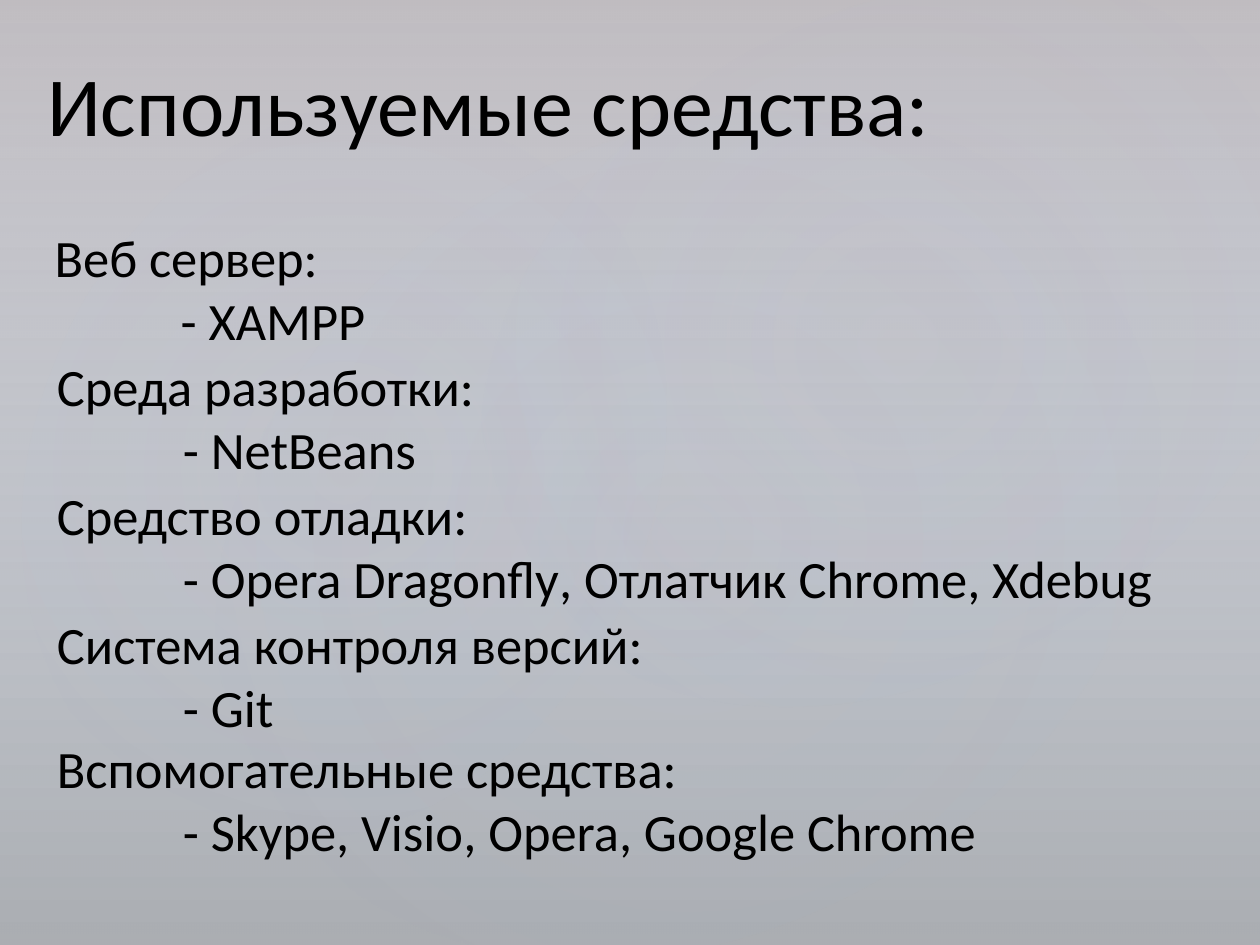
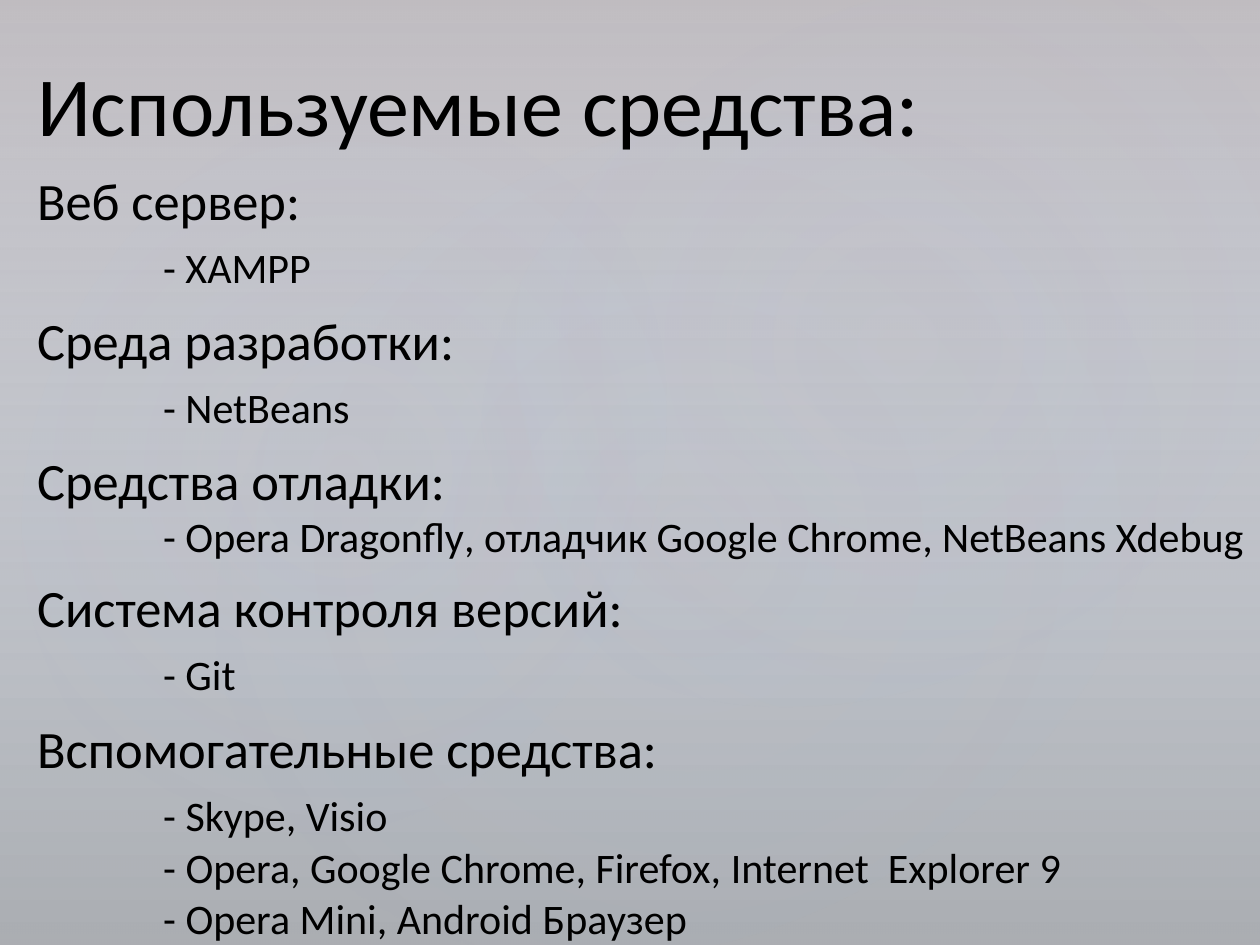
Before and after one commit to serpikovs/in40, a slide deck: slide 8 of !docs/common.pptx. Drawn at 1260x945 pixels with LibreOffice and Linux fonts; fonts in the diff are those of the drawing. Boxes give left, top, right and bottom in pixels: in the first picture for what was removed or moved away, otherwise in the second. Text is boxed around its words. In the diff, an @@ line names an element or a change of style, - is before the commit and + after.

```diff
--- a/!docs/common.pptx
+++ b/!docs/common.pptx
@@ text "Используемые средства:": place and size @@
-text "Используемые средства:" at box(47, 82, 929, 150)
+text "Используемые средства:" at box(37, 82, 919, 150)
@@ text "Веб сервер:": place and size @@
-text "Веб сервер:" at box(55, 241, 366, 340)
+text "Веб сервер:" at box(37, 184, 310, 283)
@@ text at box(185, 256, 310, 283): size 30 to 24 pt in "- XAMPP" @@
@@ text "Среда разработки:": place and size @@
-text "Среда разработки:" at box(57, 370, 474, 470)
+text "Среда разработки:" at box(37, 324, 454, 424)
@@ text at box(185, 396, 349, 424): size 30 to 24 pt in "- NetBeans" @@
@@ text at box(37, 466, 1244, 559): text changed; size 30 to 24 pt @@
-Средство отладки:
-- Opera Dragonfly, Отлатчик Chrome, Xdebug
+Средства отладки:
+    - Opera Dragonfly, отладчик Google Chrome, NetBeans Xdebug
@@ text "Система контроля версий:": place and size @@
-text "Система контроля версий:" at box(57, 628, 643, 728)
+text "Система контроля версий:" at box(37, 591, 623, 691)
@@ text at box(185, 661, 235, 691): size 30 to 24 pt in "- Git" @@
@@ text "Вспомогательные средства:": place and size @@
-text "Вспомогательные средства:" at box(57, 754, 976, 860)
+text "Вспомогательные средства:" at box(37, 734, 1061, 941)
@@ text at box(186, 802, 1061, 941): text changed; size 30 to 24 pt @@
-- Skype, Visio, Opera, Google Chrome
+- Skype, Visio
+- Opera, Google Chrome, Firefox, Internet Explorer 9
+- Opera Mini, Android Браузер
```
Also in this commit, not shown: 1 other file.
